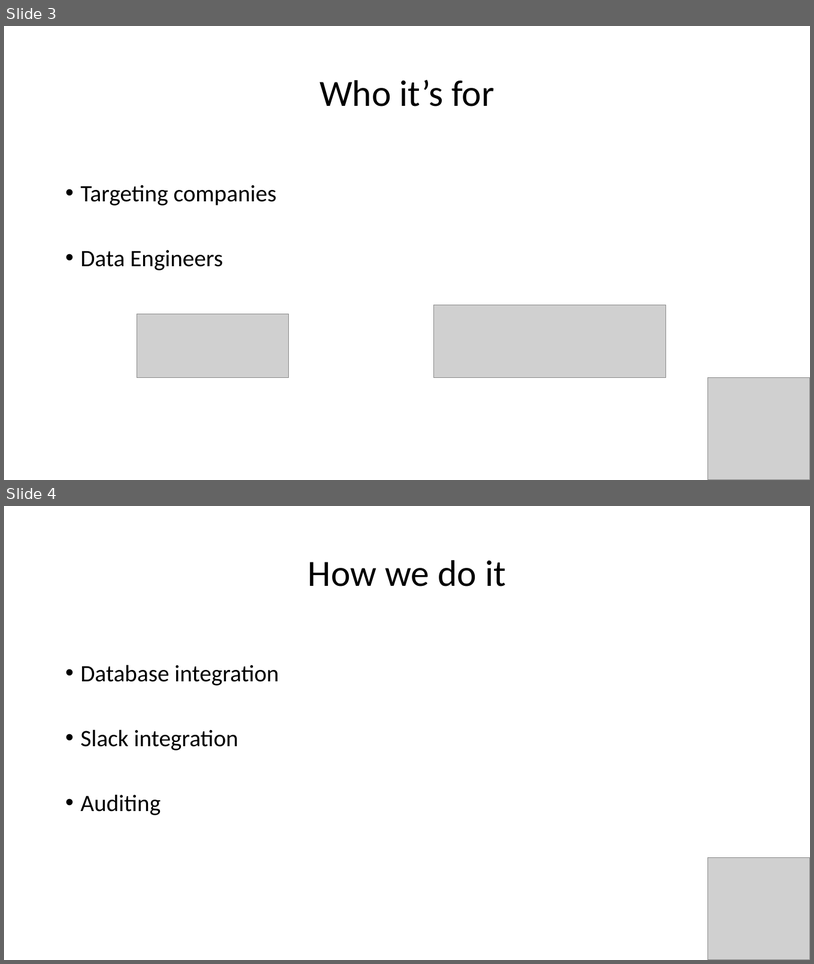
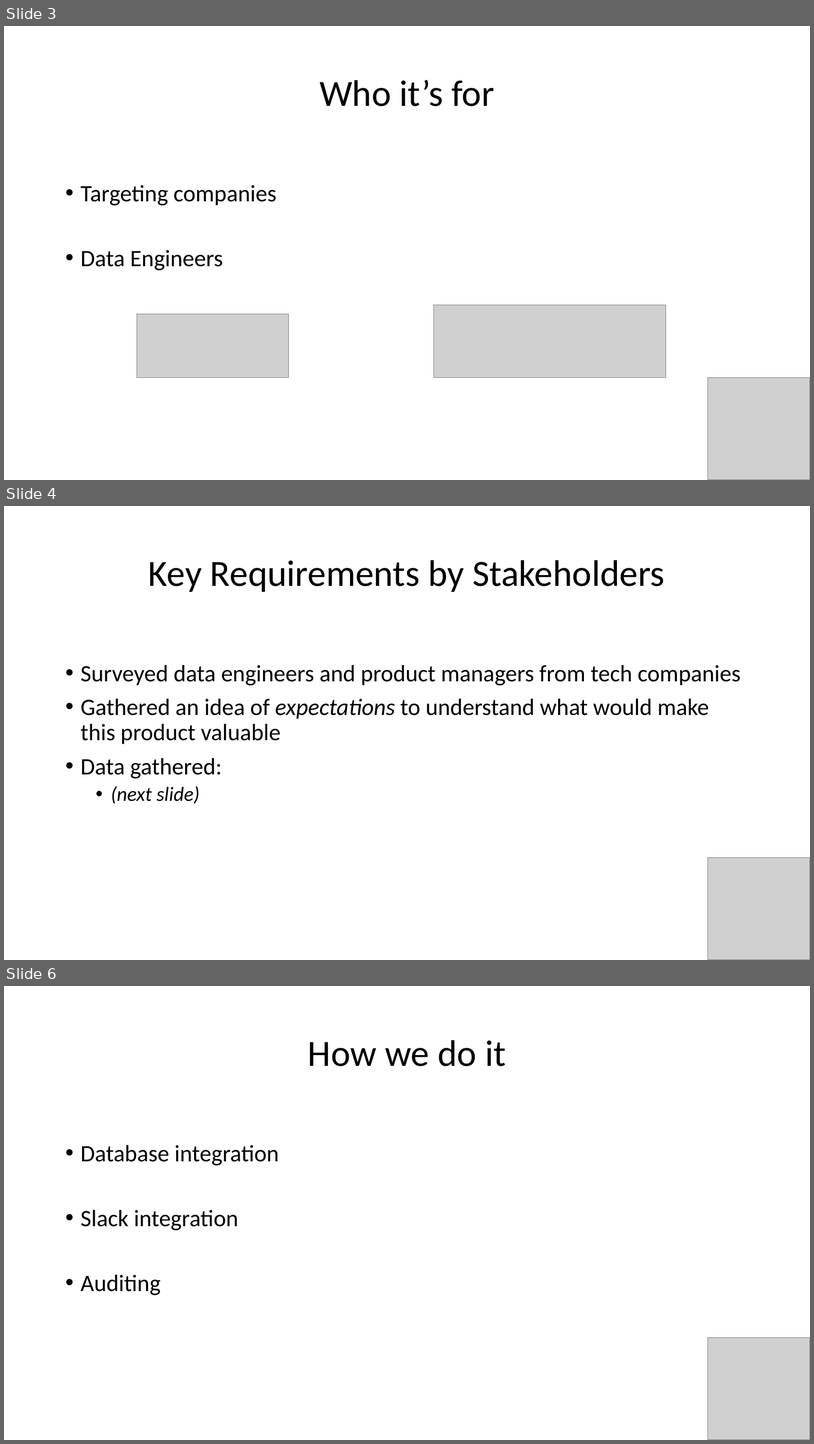
Before and after one commit to havess/daudit, a slide deck: midterm_presentation.pptx. Shown one above the other, each under a label of ours: slides 3 and 4 before the commit, slides 3, 4 and 6 after it; the slides between them are not shown. The pictures are 814x964 and 814x1444 pixels, drawn with LibreOffice and Linux fonts; fonts in the diff are those of the drawing; grey boxes stand for pictures. Boxes give left, top, right and bottom in pixels: in the first picture for what was removed or moved away, otherwise in the second. Text is boxed around its words. In the diff, an @@ line names an element or a change of style, - is before the commit and + after.

Commit message:
Update stakeholder slide.

```diff
--- a/midterm_presentation.pptx
+++ b/midterm_presentation.pptx
@@ slide 4 added at bbox=[4, 506, 810, 960], background #FFFFFF @@
@@ title added at bbox=[149, 560, 665, 592], 44 pt, text #000000 @@
+Key Requirements by Stakeholders
@@ text added at bbox=[81, 664, 741, 804], 28 pt, text #000000 @@
+• Surveyed data engineers and product managers from tech companies
+• Gathered an idea of expectations to understand what would make this product valuable
+• Data gathered:
+  • (next slide)
@@ picture added at bbox=[708, 858, 810, 960] @@
@@ what was slide 4 is now slide 6 @@
```
Also in this commit, not shown: 1 other slide added.
